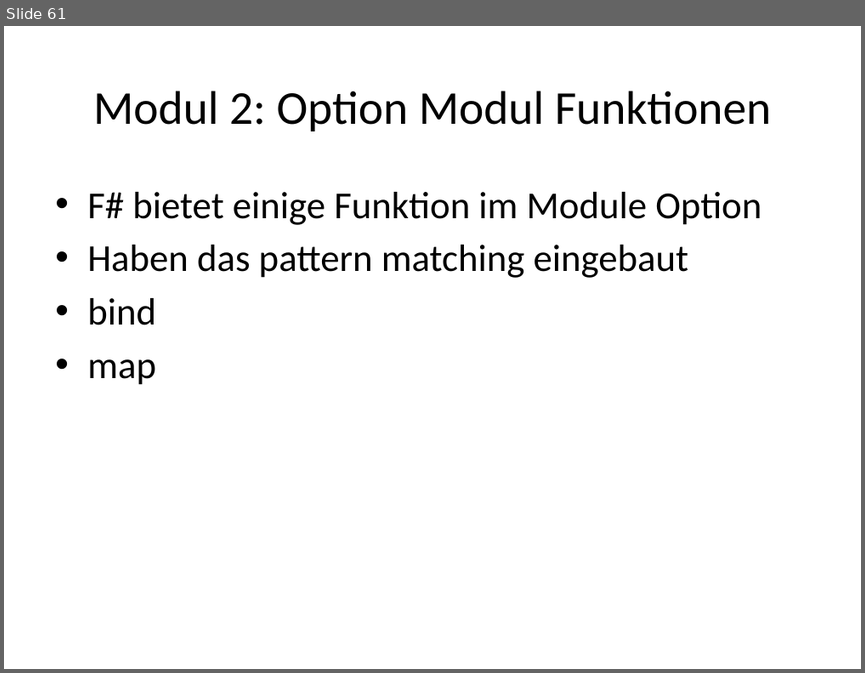
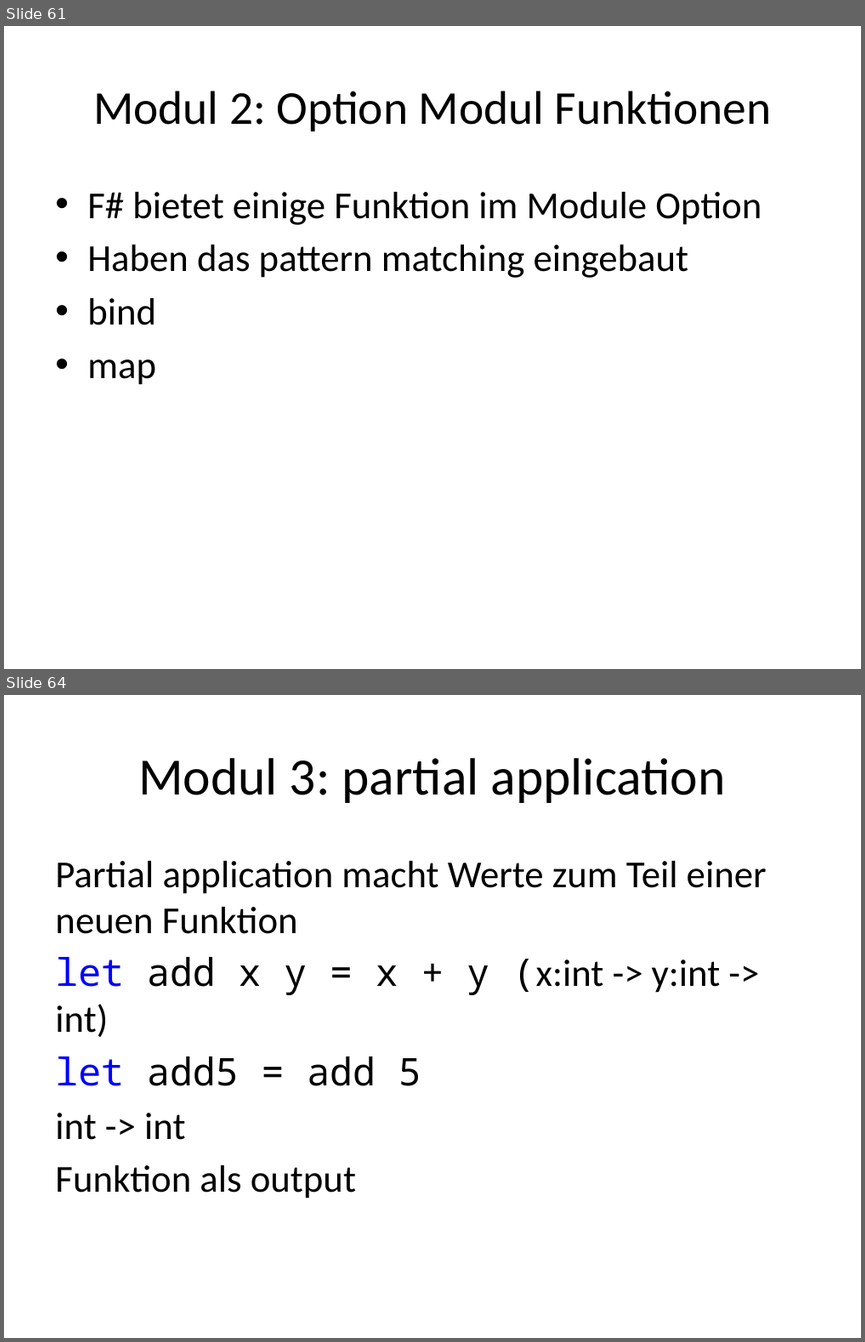
Before and after one commit to nasserbrake/Spartakiade2017, a slide deck: FSharp.pptx. Shown one above the other, each under a label of ours: slide 61 before the commit, slides 61 and 64 after it; the slides between them are not shown. The pictures are 865x673 and 865x1342 pixels, drawn with LibreOffice and Linux fonts; fonts in the diff are those of the drawing. Boxes give left, top, right and bottom in pixels: in the first picture for what was removed or moved away, otherwise in the second. Text is boxed around its words. In the diff, an @@ line names an element or a change of style, - is before the commit and + after.

Commit message:
Partial application

```diff
--- a/FSharp.pptx
+++ b/FSharp.pptx
@@ slide 64 added at [4, 695, 861, 1338], background #FFFFFF @@
@@ title added at [138, 758, 726, 803], 44 pt, text #000000 @@
+Modul 3: partial application
@@ text added at [55, 861, 766, 1198], 32 pt, text #000000 @@
+Partial application macht Werte zum Teil einer neuen Funktion
+let add x y = x + y (x:int -> y:int -> int)
+let add5 = add 5
+int -> int
+Funktion als output
```
Also in this commit, not shown: 1 slide changed, 2 other slides added, 4 other files.
